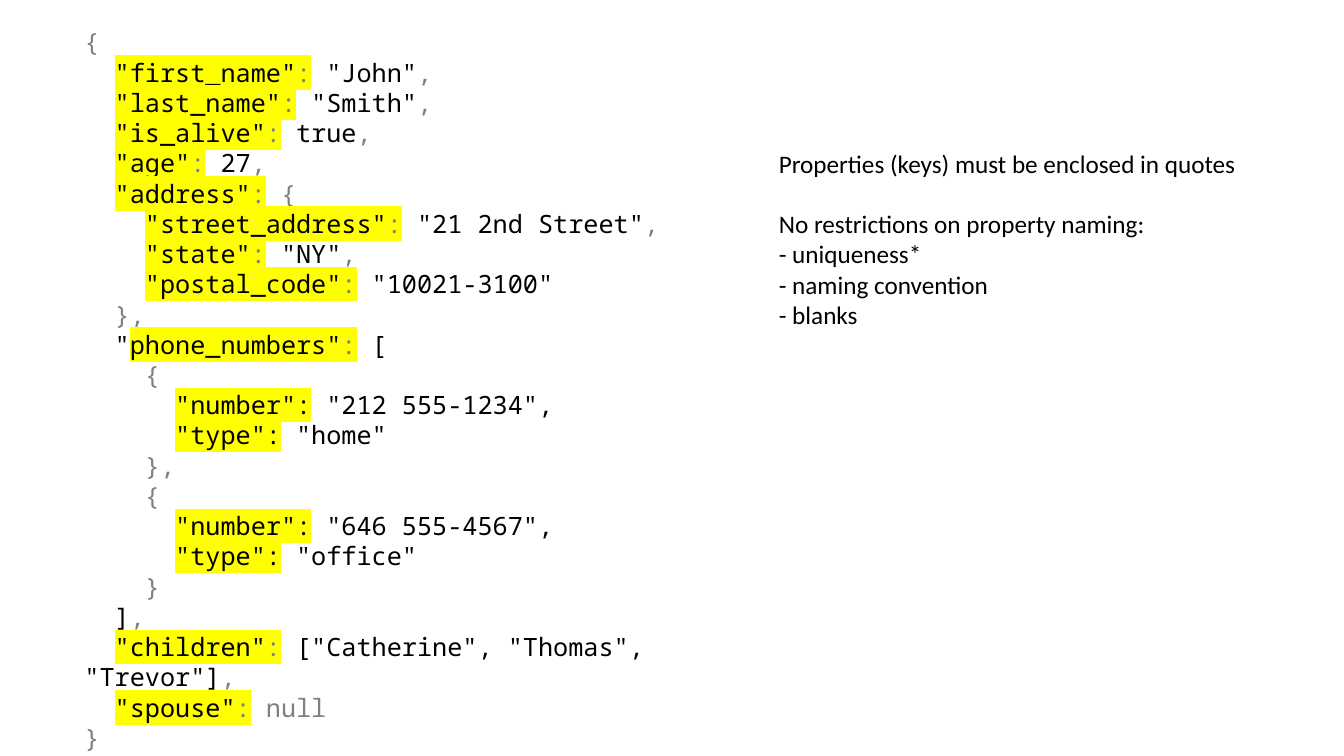
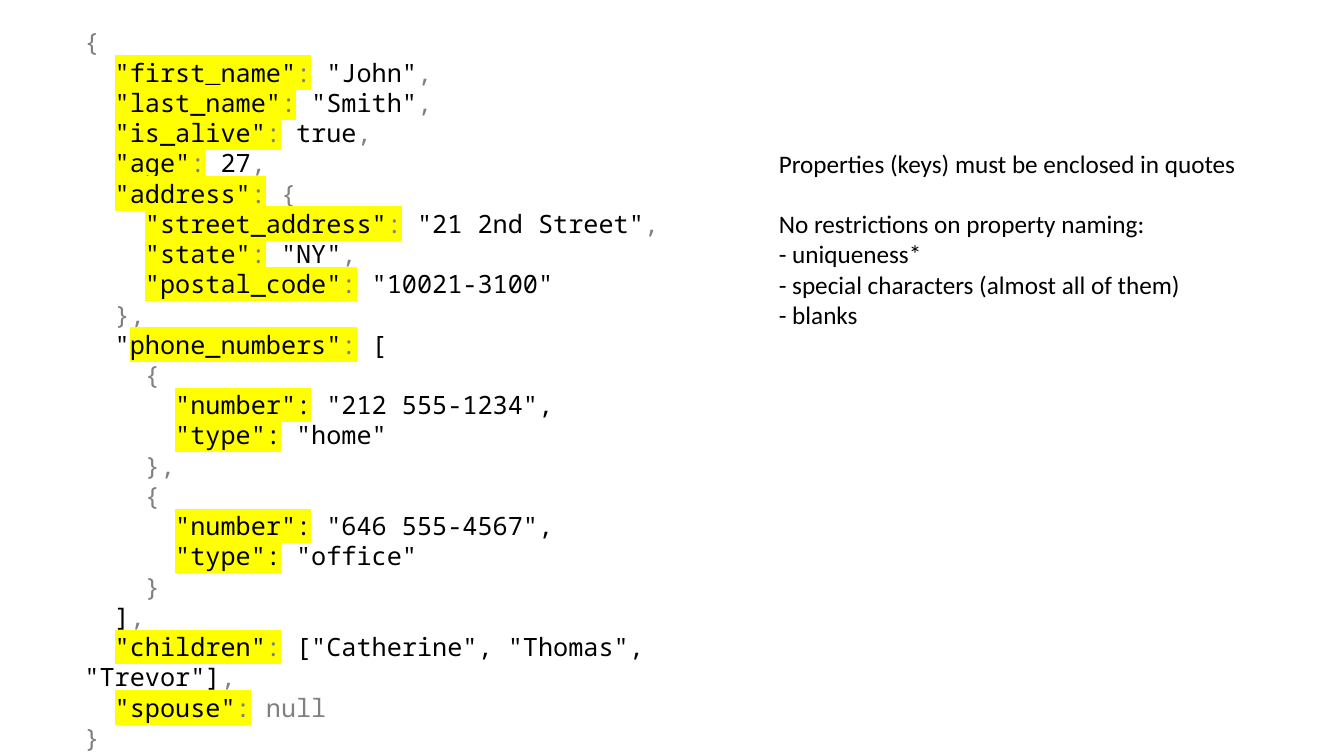
Before and after one commit to jbfoushee/MyPresentations, a slide deck: slide 20 of TSQL_JSON_Operators/TSQL_JSON_Operators.pptx (slide 23 before the commit). Drawn at 1344x756 pixels with LibreOffice and Linux fonts; fonts in the diff are those of the drawing. Boxes give left, top, right and bottom in pixels: in the first picture for what was removed or moved away, otherwise in the second. Text is boxed around its words. In the diff, an @@ line names an element or a change of style, - is before the commit and + after.

```diff
--- a/TSQL_JSON_Operators/TSQL_JSON_Operators.pptx
+++ b/TSQL_JSON_Operators/TSQL_JSON_Operators.pptx
@@ text at (792,275,1180,298): text changed @@
-- naming convention
+- special characters (almost all of them)
```
Also in this commit, not shown: 15 other slides changed, 4 slides added, 5 slides removed, 3 other files.
